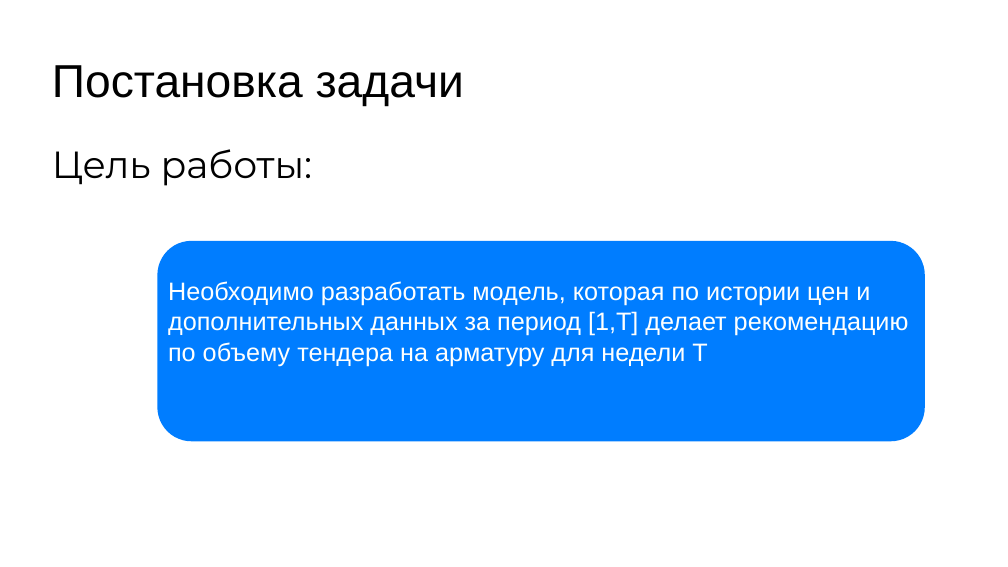
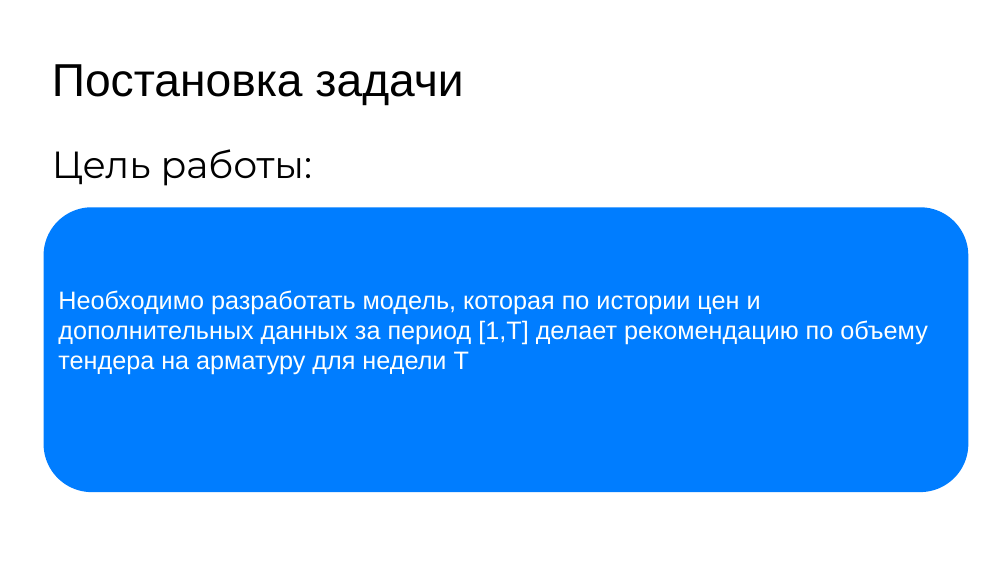
Before and after one commit to lestanya/ML_3_ARMATURA_ISP-22, a slide deck: slide 3 of команда исп-22.pptx. Drawn at 1008x567 pixels with LibreOffice and Linux fonts; fonts in the diff are those of the drawing; background and template pictures are left out. Boxes give left, top, right and bottom in pixels: in the first picture for what was removed or moved away, otherwise in the second. Text is boxed around its words. In the diff, an @@ line names an element or a change of style, - is before the commit and + after.

```diff
--- a/команда исп-22.pptx
+++ b/команда исп-22.pptx
@@ rounded rectangle "Необходимо разработать модель, которая по ..." resized from (x1=159, y1=242, x2=924, y2=440) to (x1=45, y1=209, x2=967, y2=492) @@
```
Also in this commit, not shown: 6 other slides changed.
